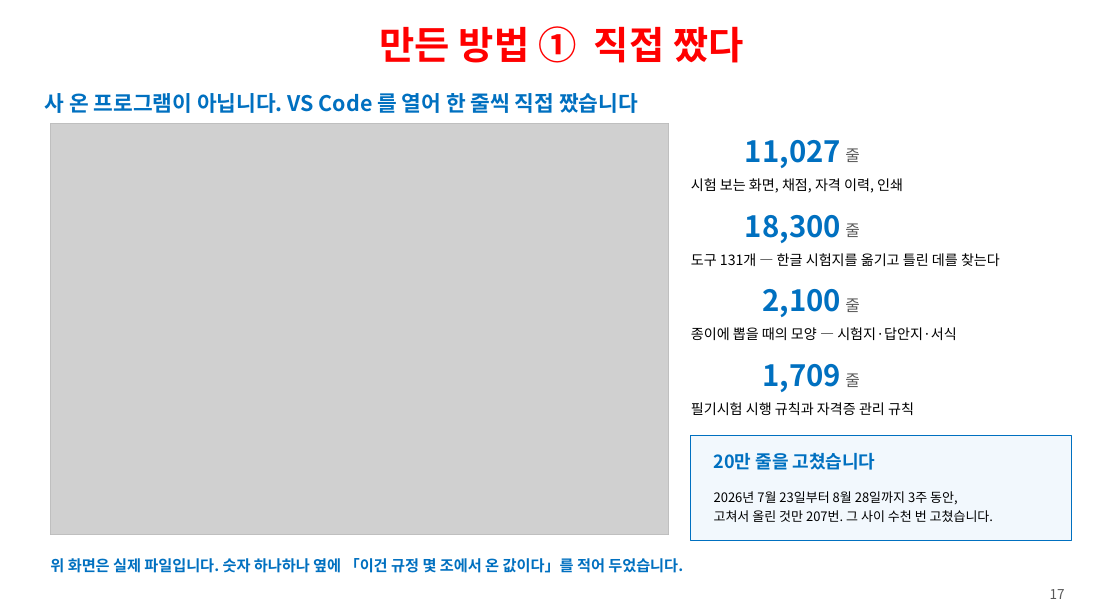
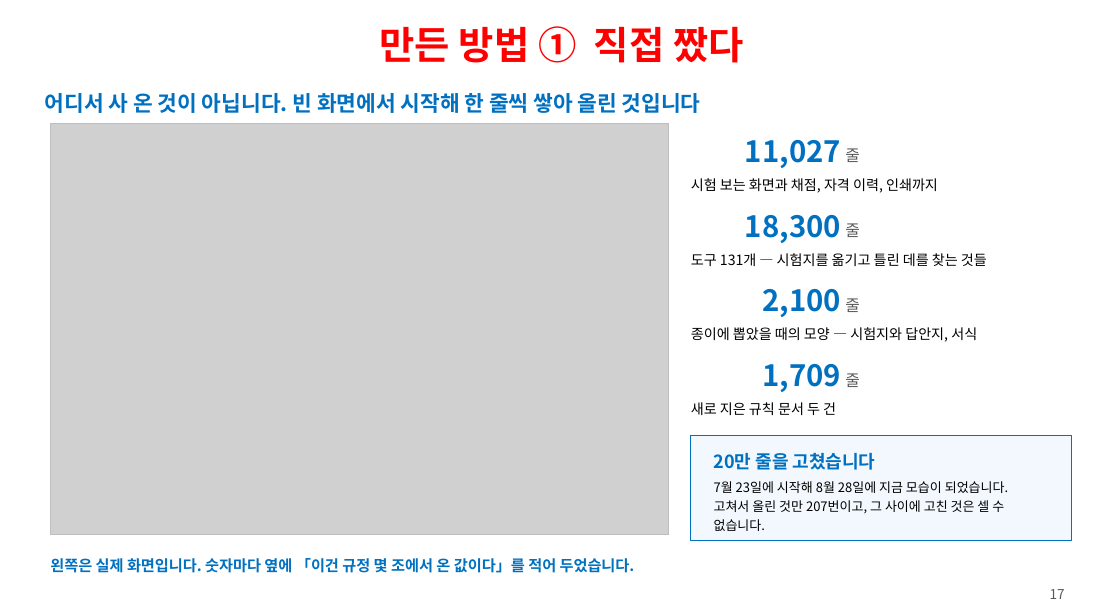
Before and after one commit to ys1277-sys/HIENDT-CBT, a slide deck: slide 17 of docs/발표자료-CBT-2026-08.pptx. Drawn at 1120x610 pixels with LibreOffice and Linux fonts; fonts in the diff are those of the drawing; grey boxes stand for pictures. Boxes give left, top, right and bottom in pixels: in the first picture for what was removed or moved away, otherwise in the second. Text is boxed around its words. In the diff, an @@ line names an element or a change of style, - is before the commit and + after.

```diff
--- a/docs/발표자료-CBT-2026-08.pptx
+++ b/docs/발표자료-CBT-2026-08.pptx
@@ text at <box>45,93,701,113</box>: text changed @@
-사 온 프로그램이 아닙니다. VS Code 를 열어 한 줄씩 직접 짰습니다
+어디서 사 온 것이 아닙니다. 빈 화면에서 시작해 한 줄씩 쌓아 올린 것입니다
@@ text at <box>691,178,938,193</box>: text changed @@
-시험 보는 화면, 채점, 자격 이력, 인쇄
+시험 보는 화면과 채점, 자격 이력, 인쇄까지
@@ text at <box>691,253,987,266</box>: text changed @@
-도구 131개 — 한글 시험지를 옮기고 틀린 데를 찾는다
+도구 131개 — 시험지를 옮기고 틀린 데를 찾는 것들
@@ text at <box>691,327,977,342</box>: text changed @@
-종이에 뽑을 때의 모양 — 시험지·답안지·서식
+종이에 뽑았을 때의 모양 — 시험지와 답안지, 서식
@@ text at <box>691,402,836,415</box>: text changed @@
-필기시험 시행 규칙과 자격증 관리 규칙
+새로 지은 규칙 문서 두 건
@@ text at <box>714,481,1008,531</box>: text changed @@
-2026년 7월 23일부터 8월 28일까지 3주 동안,
-고쳐서 올린 것만 207번. 그 사이 수천 번 고쳤습니다.
+7월 23일에 시작해 8월 28일에 지금 모습이 되었습니다.
+고쳐서 올린 것만 207번이고, 그 사이에 고친 것은 셀 수 없습니다.
@@ text at <box>50,558,635,573</box>: text changed @@
-위 화면은 실제 파일입니다. 숫자 하나하나 옆에 「이건 규정 몇 조에서 온 값이다」를 적어 두었습니다.
+왼쪽은 실제 화면입니다. 숫자마다 옆에 「이건 규정 몇 조에서 온 값이다」를 적어 두었습니다.
```
Also in this commit, not shown: 27 other slides changed, 1 other file.
